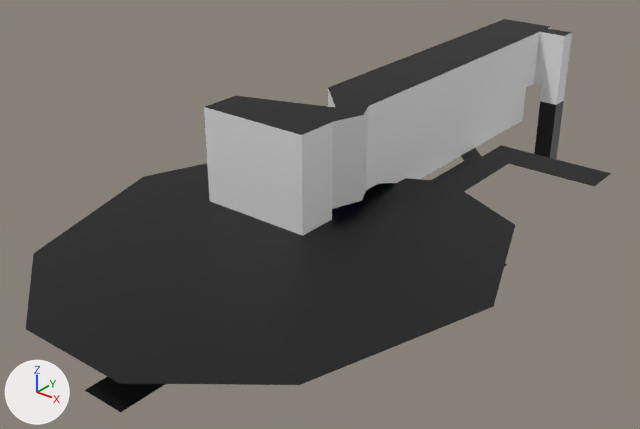
The Blender file Voronomir/Assets/Modelos/Mundos/M1E1/M1E1.blend as it was, and as the next commit left it.
The view is the same before and after, from a 50 mm camera at (43.6, -51.0, 45.1) aimed at (-3.1, 7.5, 8.9). The axes (+X, +Y, +Z) are drawn at lower left. The lights are the same throughout. The same objects are shown in both versions, whatever each file hides.

In view in the first picture: 'Sala4', 'TechoSala0', 'TechoSala3', 'TechoSala4'.
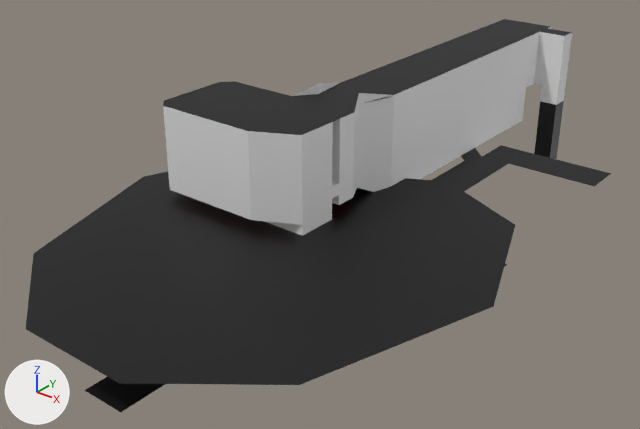
Changed parts and their boxes (x1, y1, x2, y2) in the pictures (640 x 429 px; the box of a moved part takes in the faces that stretch with it):
'Sala4', reshaped (11% wider)
    before: (204, 27, 572, 366)
    after: (163, 27, 572, 366)
'TechoSala4', reshaped (11% wider)
    before: (205, 19, 572, 135)
    after: (163, 19, 572, 135)
part 1 of me_sala4, built on
    before: (204, 89, 399, 225)
    after: (163, 82, 399, 225)
part 2 of me_techosala4, moved or reshaped
    before: (205, 83, 395, 135)
    after: (163, 81, 395, 135)

What changed in the scene script:
```text
Change me_sala4:
    used by ob_sala4; location = (0.0, 0.0, 0.0)
    remove me_sala4.from_pydata(...)  # 84 vertices, 73 faces; spans x -10.0..6.0, y -6.0..45.0, z 0.0..20.0
    add me_sala4.from_pydata(...)  # 108 vertices, 98 faces; spans x -14.0..6.0, y -6.0..45.0, z 0.0..21.0
    me_sala4 part 1
    6 vertices are removed from x -3.0..2.0, y 7.0..9.0, z 12.0..20.0
    11 faces are deleted
    4 vertices in x -5.0..1.0, y 17.0, z 10.0..20.0 move by (0.0, -4.0, 0.0)
    6 vertices move from x -5.0..1.0, y 7.0..11.0, z 12.0..20.0 to x -8.0..0.0, y 4.0..9.0, z 12.0..21.0
    15 vertices are added at x -14.0..1.0, y -2.0..7.0, z 12.0..20.0
    10 new vertices lie (0.0, 0.0, 8.0) away from vertices in x -14.0..1.0, y -2.0..7.0, z 12.0
    5 new vertices lie (9.0, 0.0, 0.0) away from vertices in x -8.0..-1.0, y 4.0..9.0, z 12.0..20.0
    29 new faces join them, mat_muro (white #e7e7e7)
    7 new faces join them, mat_piso0 (red #ff0000)
Change me_techosala4:
    used by ob_techosala4; location = (0.0, 0.0, 0.0)
    remove me_techosala4.from_pydata(...)  # 31 vertices, 13 faces; spans x -10.0..6.0, y -6.0..45.0, z 3.0..20.0
    add me_techosala4.from_pydata(...)  # 27 vertices, 11 faces; spans x -14.0..6.0, y -6.0..45.0, z 3.0..20.0
    me_techosala4 part 2
    15 vertices are removed from x -10.0..2.0, y 0.0..44.0, z 20.0
    9 faces are deleted
    11 vertices are added at x -14.0..1.0, y -2.0..12.0, z 20.0
    7 new faces join them
```
